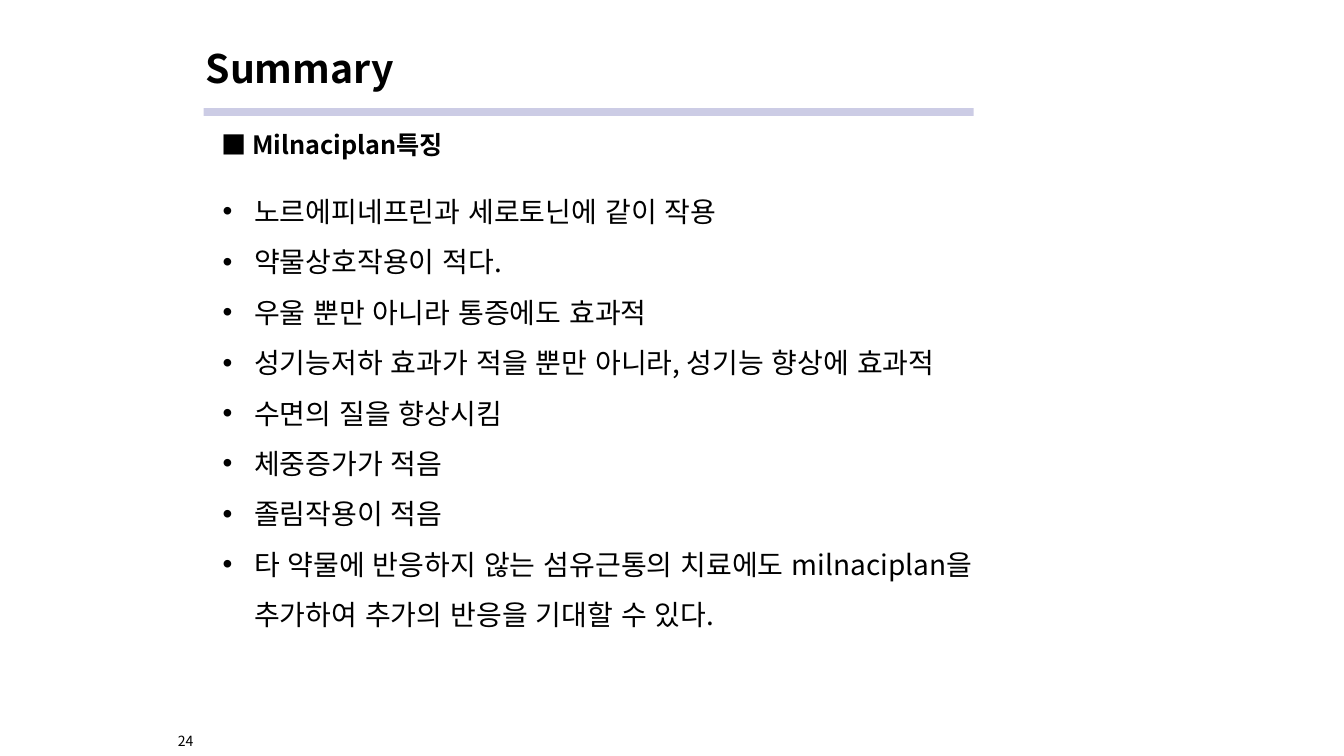
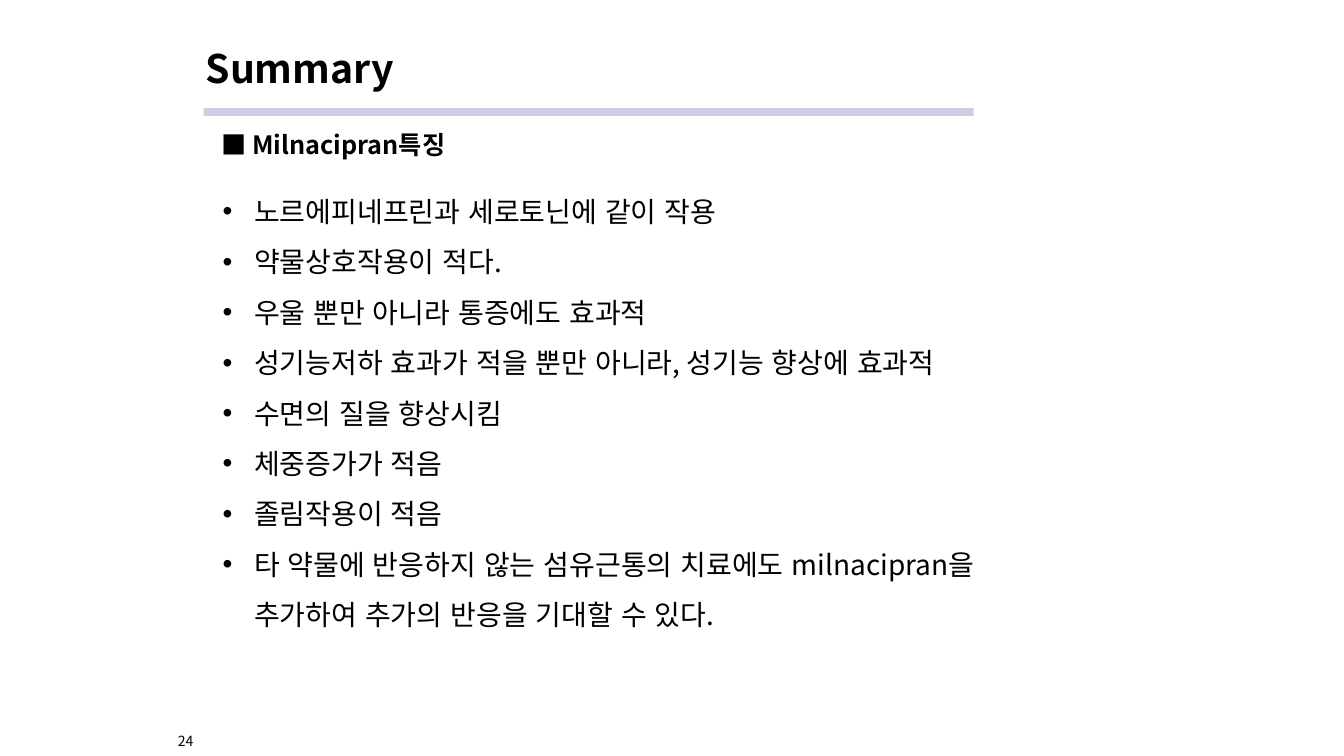
Before and after one commit to sbaram1/Presentation, a slide deck: slide 24 of 20190602_Ixel.pptx. Drawn at 1344x756 pixels with LibreOffice and Linux fonts; fonts in the diff are those of the drawing. Boxes give left, top, right and bottom in pixels: in the first picture for what was removed or moved away, otherwise in the second. Text is boxed around its words. In the diff, an @@ line names an element or a change of style, - is before the commit and + after.

```diff
--- a/20190602_Ixel.pptx
+++ b/20190602_Ixel.pptx
@@ text at <box>252,133,445,160</box>: text changed @@
-■ Milnaciplan특징
+■ Milnacipran특징
@@ text at <box>254,551,975,628</box>: text changed @@
-• 타 약물에 반응하지 않는 섬유근통의 치료에도 milnaciplan을 추가하여 추가의 반응을 기대할 수 있다.
+• 타 약물에 반응하지 않는 섬유근통의 치료에도 milnacipran을 추가하여 추가의 반응을 기대할 수 있다.
```
Also in this commit, not shown: 17 other slides changed.
